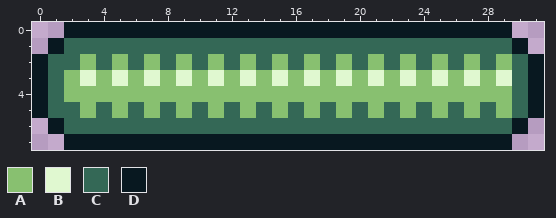
One commit to this pixel-art sprite: sprites/bat.png. The picture above is the old version.
The file is 32x8 pixels.
Palette (. is transparent): A #88c070  B #e0f8d0  C #346856  D #081820
Pixels before, first column x 0:
0 ..DDDDDDDDDDDDDDDDDDDDDDDDDDDD..
1 .DCCCCCCCCCCCCCCCCCCCCCCCCCCCCD.
2 DCCACACACACACACACACACACACACACACD
3 DCABABABABABABABABABABABABABABCD
4 DCAAAAAAAAAAAAAAAAAAAAAAAAAAAACD
5 DCCACACACACACACACACACACACACACACD
6 .DCCCCCCCCCCCCCCCCCCCCCCCCCCCCD.
7 ..DDDDDDDDDDDDDDDDDDDDDDDDDDDD..
New version:
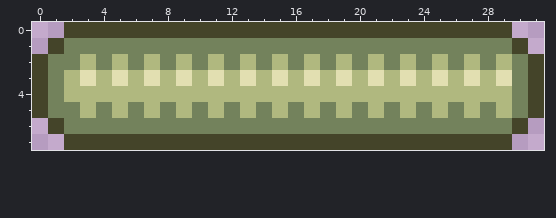
What changed:
Colour A changes from #88c070 to #b0b87f.
Colour B changes from #e0f8d0 to #e2dfb1.
Colour C changes from #346856 to #73825c.
Colour D changes from #081820 to #444429.
